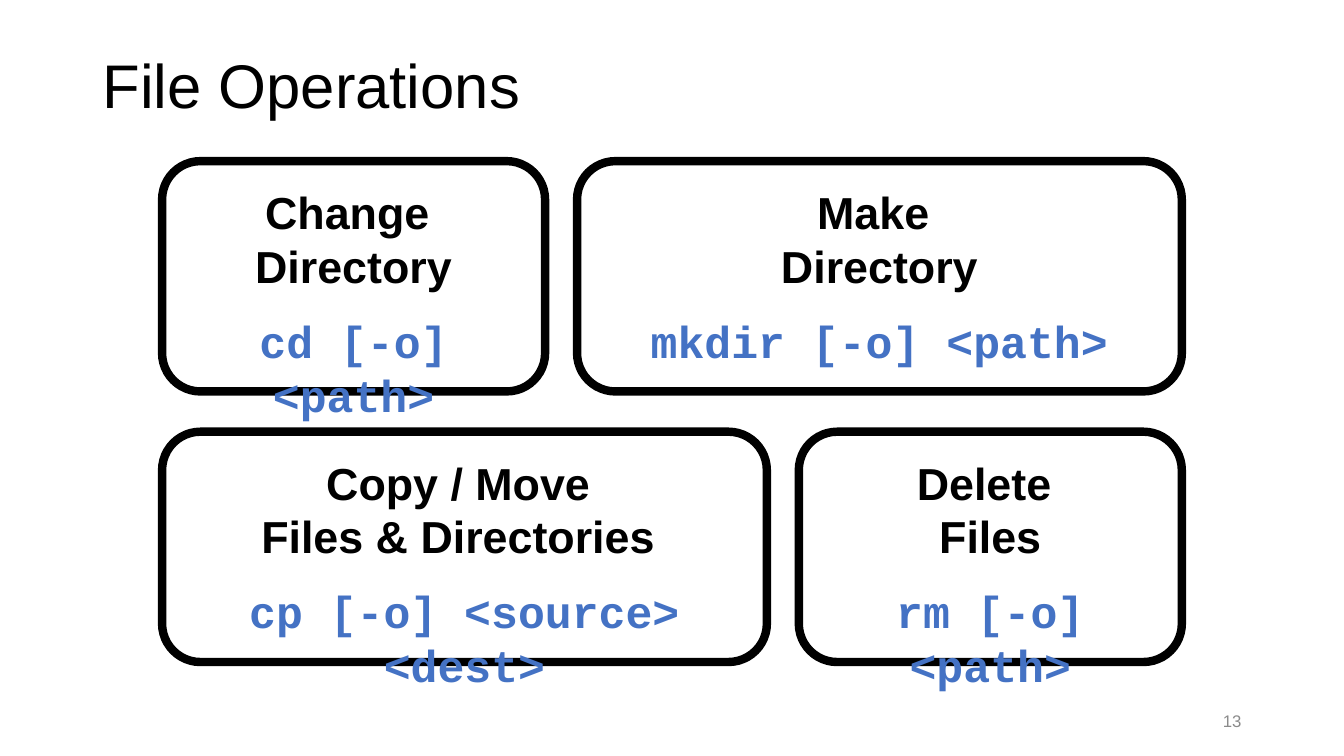
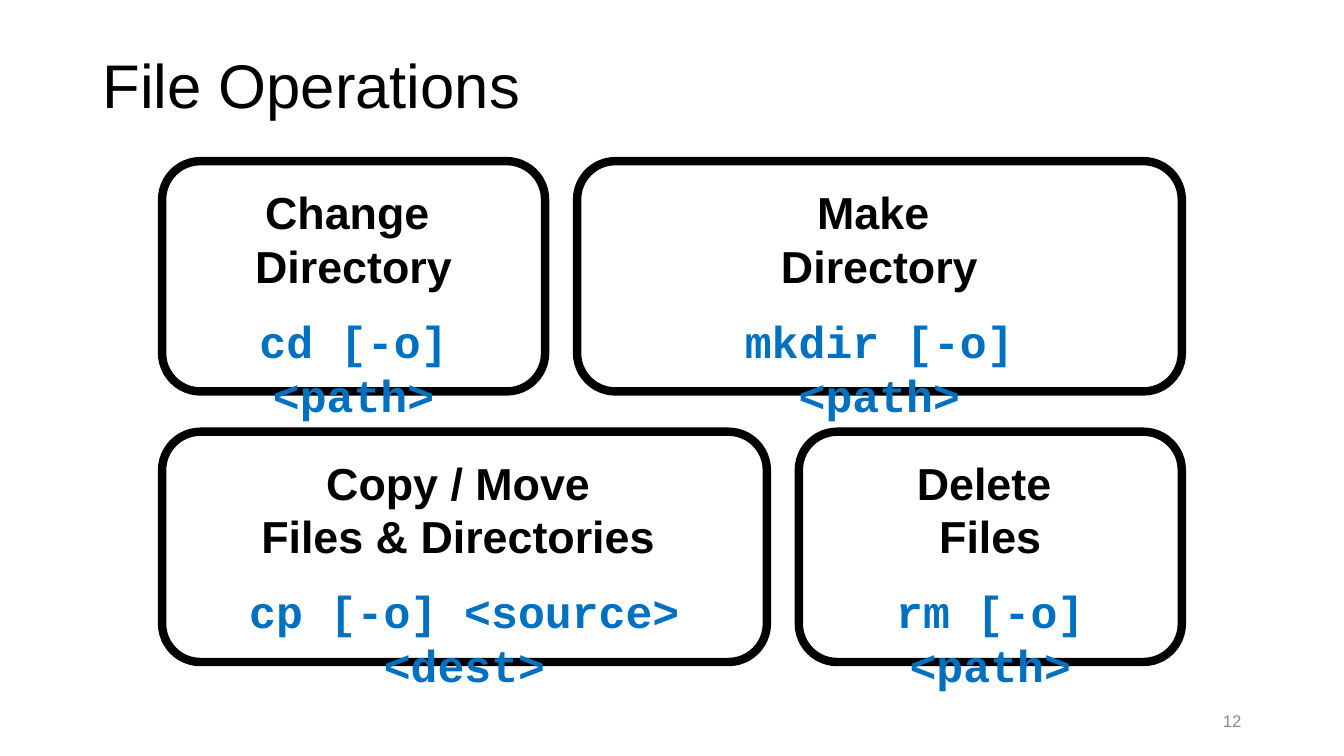
Before and after one commit to ResearchComputing/Getting_Started_With_Research_Computing, a slide deck: slide 12 of Command_Line_And_Job_Scheduling.pptx (slide 13 before the commit). Drawn at 1344x756 pixels with LibreOffice and Linux fonts; fonts in the diff are those of the drawing; background and template pictures are left out. Boxes give left, top, right and bottom in pixels: in the first picture for what was removed or moved away, otherwise in the second. Text is boxed around its words. In the diff, an @@ line names an element or a change of style, - is before the commit and + after.

Commit message:
make text formatting for all code and headings the same, remove duplicate slides

```diff
--- a/Command_Line_And_Job_Scheduling.pptx
+++ b/Command_Line_And_Job_Scheduling.pptx
@@ text colour #4472C4 to #0070C0 in 4 elements at (259,326,448,422), (249,597,679,683), (896,597,1085,692), (745,326,1014,422) @@
@@ text "mkdir [-o] <path>": place and size @@
-text "mkdir [-o] <path>" at (651,326,1107,368)
+text "mkdir [-o] <path>" at (745,326,1014,422)
@@ page number at (1223,715,1242,727): text changed @@
-13
+12
```
Also in this commit, not shown: 12 other slides changed, 3 slides removed, 1 other file.
